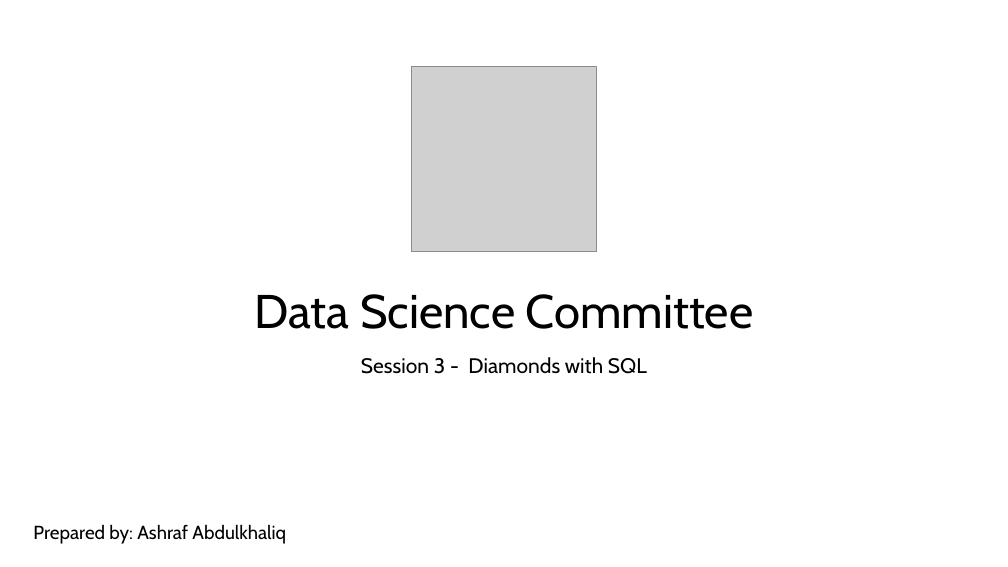
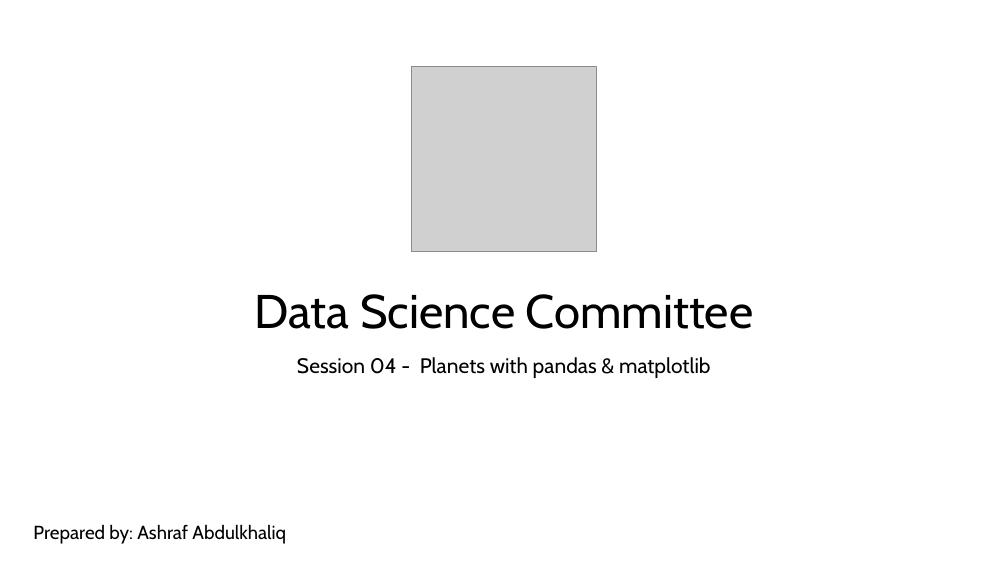
Before and after one commit to kershrita/Data-Science-Roadmap, a slide deck: slide 1 of slides/Session 04 - Planets with pandas & matplotlib.pptx. Drawn at 1008x567 pixels with LibreOffice and Linux fonts; fonts in the diff are those of the drawing; grey boxes stand for pictures. Boxes give left, top, right and bottom in pixels: in the first picture for what was removed or moved away, otherwise in the second. Text is boxed around its words. In the diff, an @@ line names an element or a change of style, - is before the commit and + after.

```diff
--- a/slides/Session 04 - Planets with pandas & matplotlib.pptx
+++ b/slides/Session 04 - Planets with pandas & matplotlib.pptx
@@ subtitle at box(297, 357, 711, 378): text changed @@
-Session 3 - Diamonds with SQL
+Session 04 - Planets with pandas & matplotlib
```
Also in this commit, not shown: 3 other slides changed, 14 slides added, 13 slides removed.
